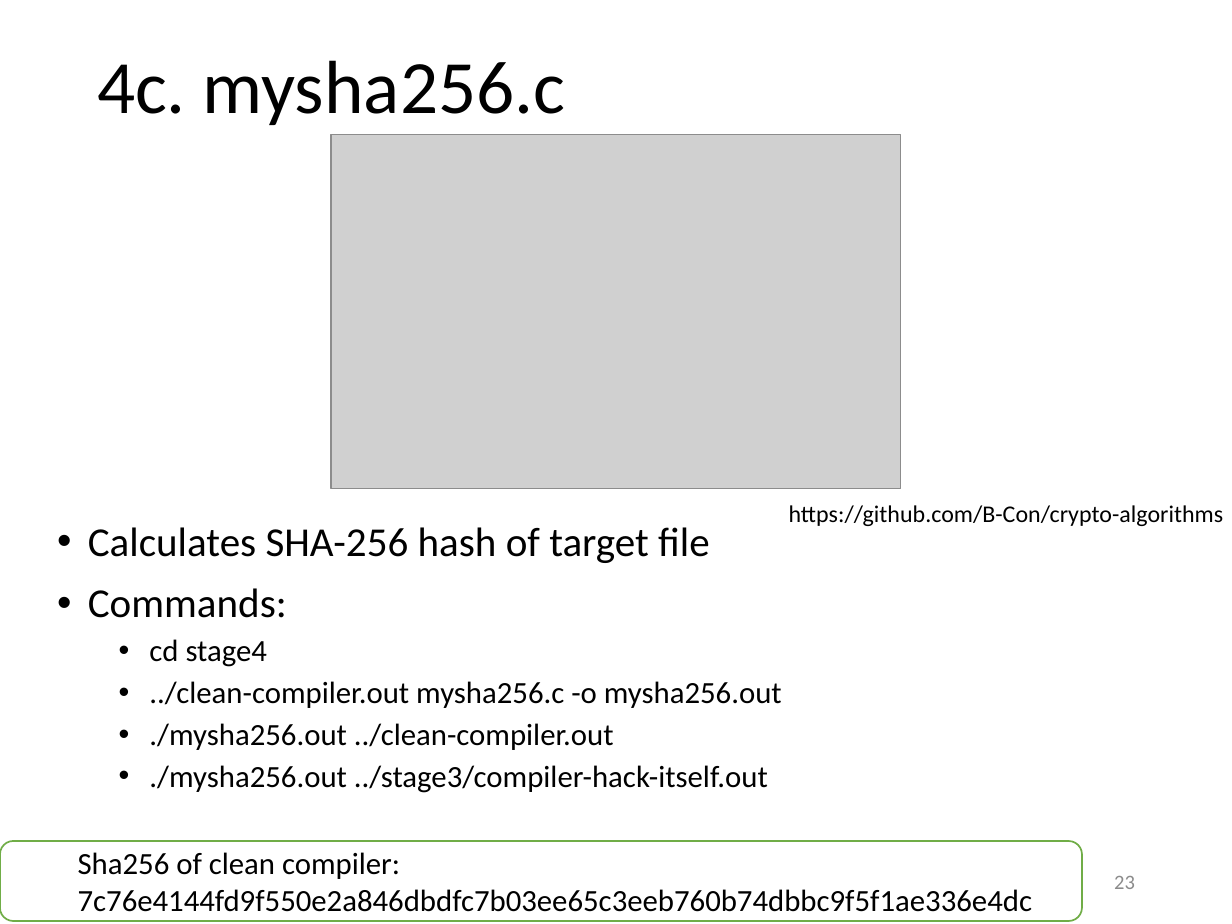
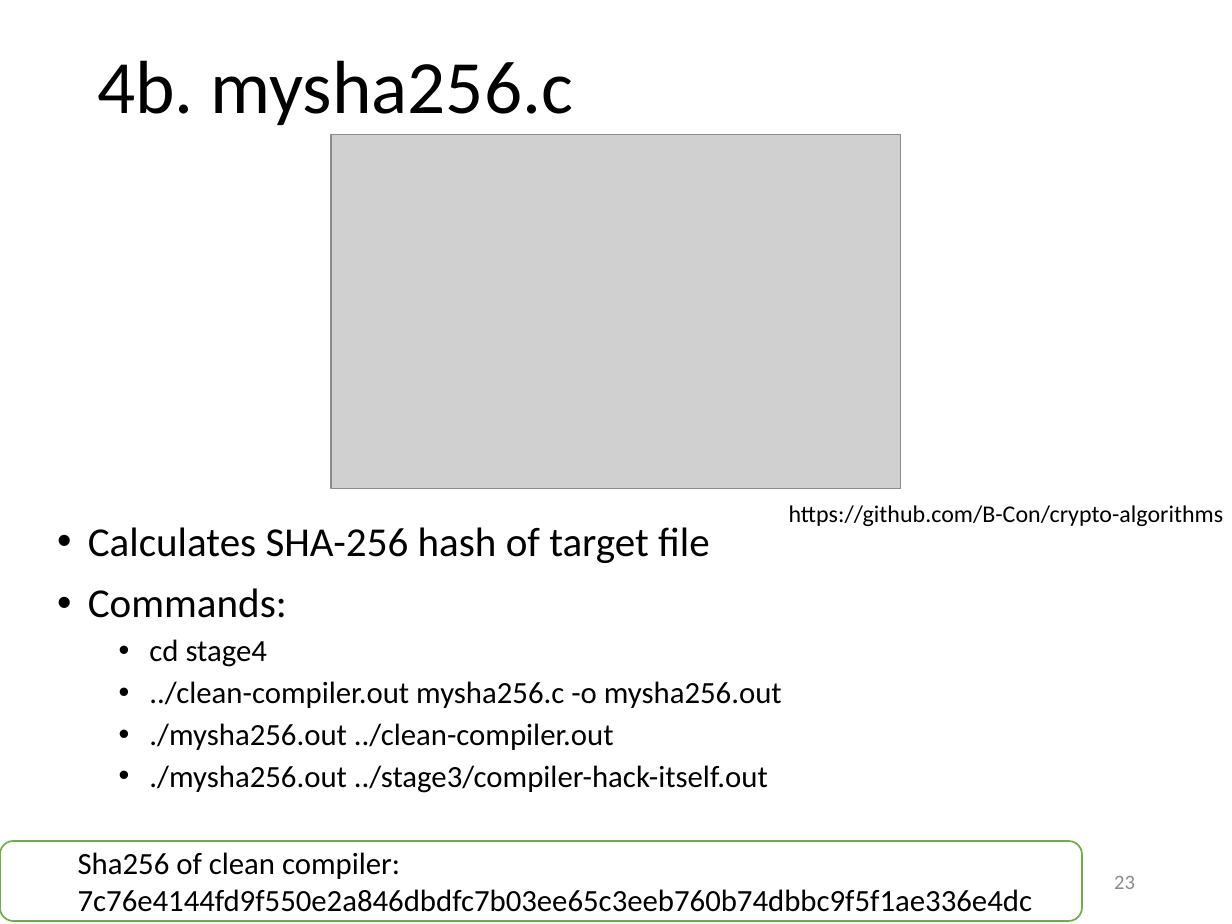
Before and after one commit to yeokm1/reflections-on-trusting-trust, a slide deck: slide 23 of reflections-on-trusting-trust-slides.pptx. Drawn at 1232x924 pixels with LibreOffice and Linux fonts; fonts in the diff are those of the drawing; grey boxes stand for pictures. Boxes give left, top, right and bottom in pixels: in the first picture for what was removed or moved away, otherwise in the second. Text is boxed around its words. In the diff, an @@ line names an element or a change of style, - is before the commit and + after.

```diff
--- a/reflections-on-trusting-trust-slides.pptx
+++ b/reflections-on-trusting-trust-slides.pptx
@@ title at [97,60,573,125]: text changed @@
-4c. mysha256.c
+4b. mysha256.c
```
Also in this commit, not shown: 2 other slides changed, 1 other file.
